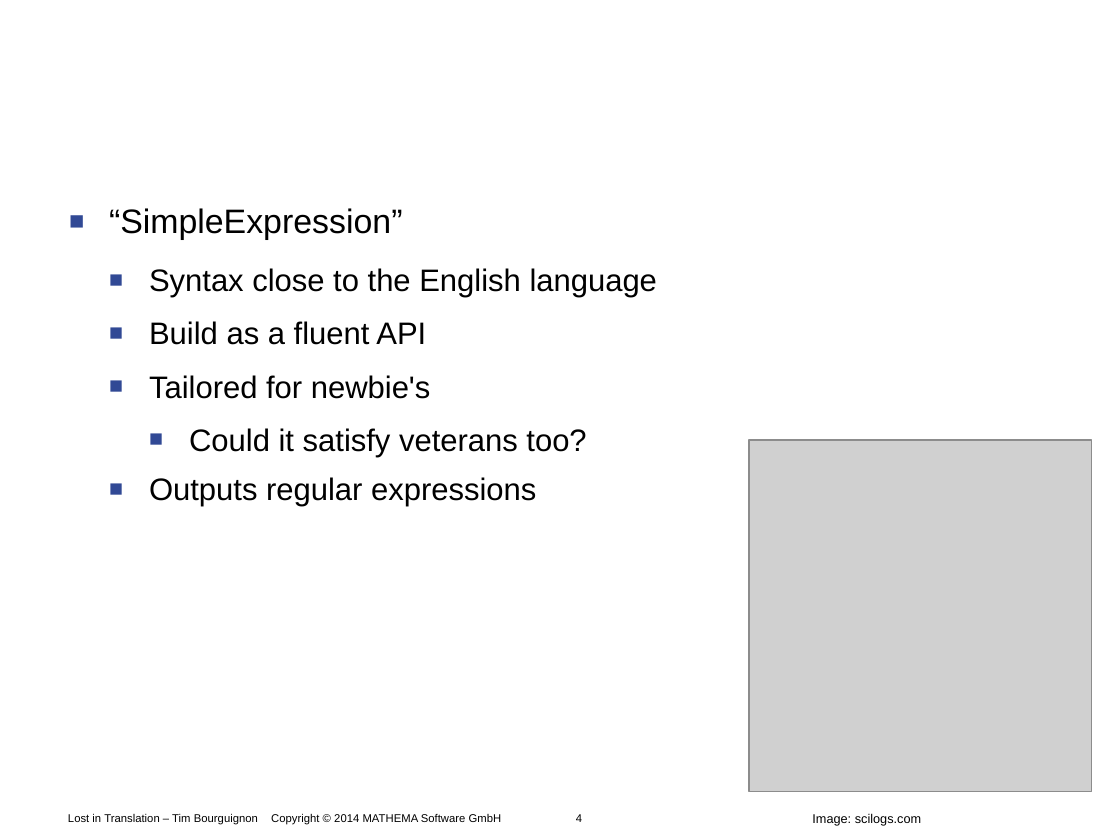
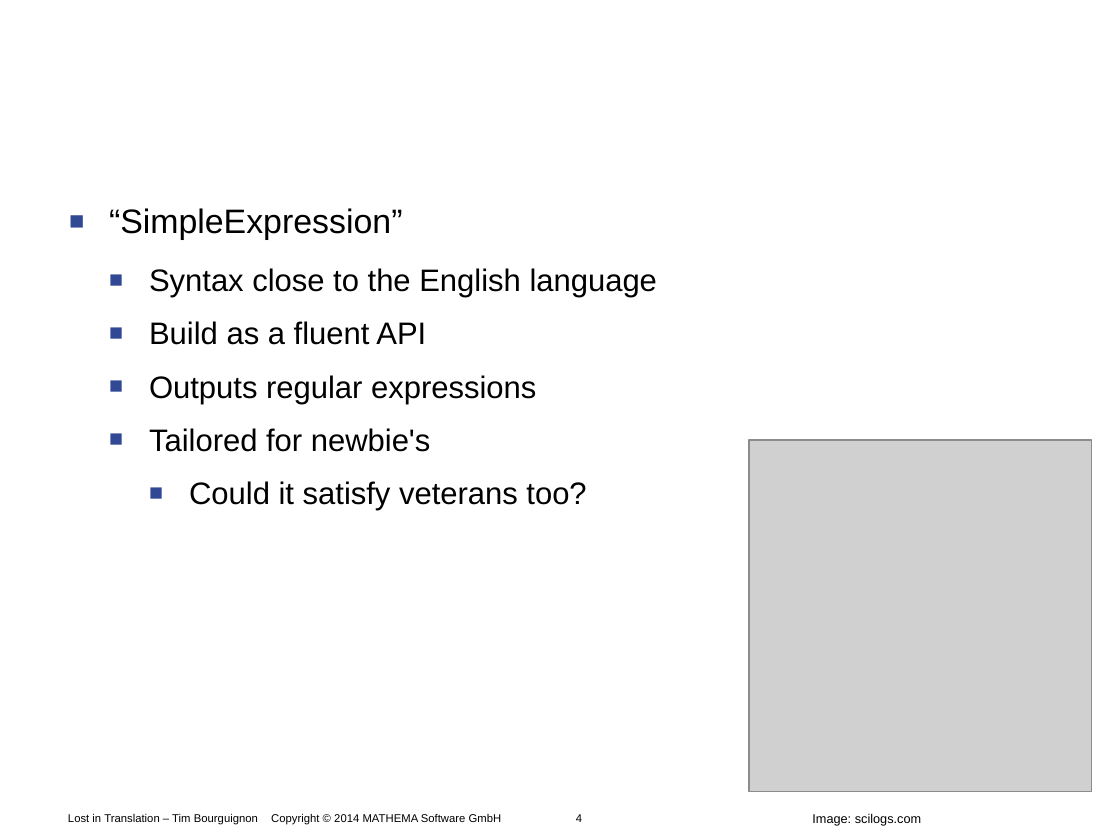
Before and after one commit to Timothep/Talk.LostInTranslation, a slide deck: slide 4 of LostInTranslation.odp. Drawn at 1120x840 pixels with LibreOffice and Linux fonts; fonts in the diff are those of the drawing; grey boxes stand for pictures; background and template pictures are left out. Boxes give left, top, right and bottom in pixels: in the first picture for what was removed or moved away, otherwise in the second. Text is boxed around its words. In the diff, an @@ line names an element or a change of style, - is before the commit and + after.

```diff
--- a/LostInTranslation.odp
+++ b/LostInTranslation.odp
@@ text at [149, 375, 536, 404]: paragraph added @@
+  ■ Outputs regular expressions
@@ text at [149, 477, 536, 507]: paragraph removed @@
-  ■ Outputs regular expressions
```
Also in this commit, not shown: 7 other slides changed, 1 slide added, 1 other file.
